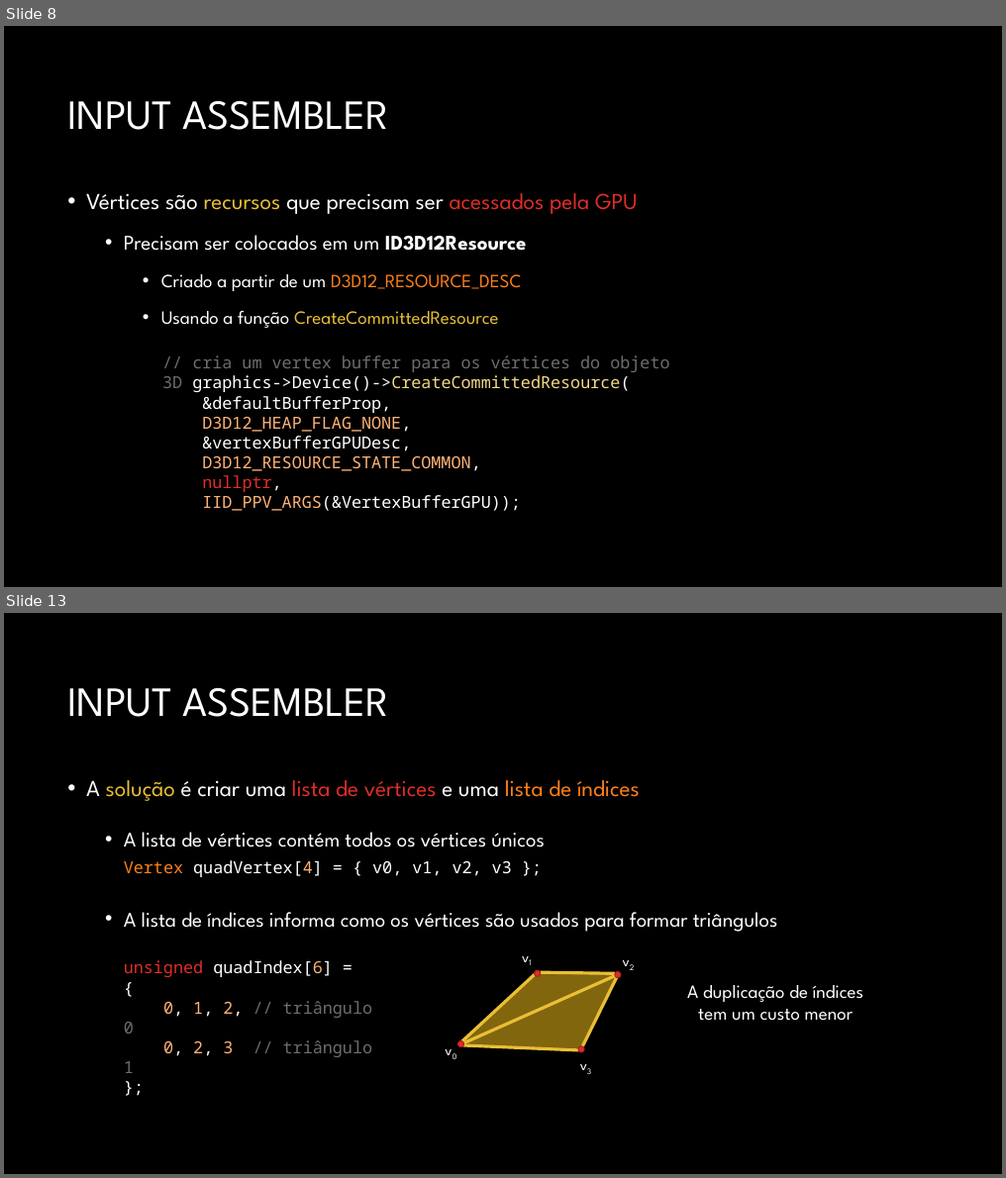
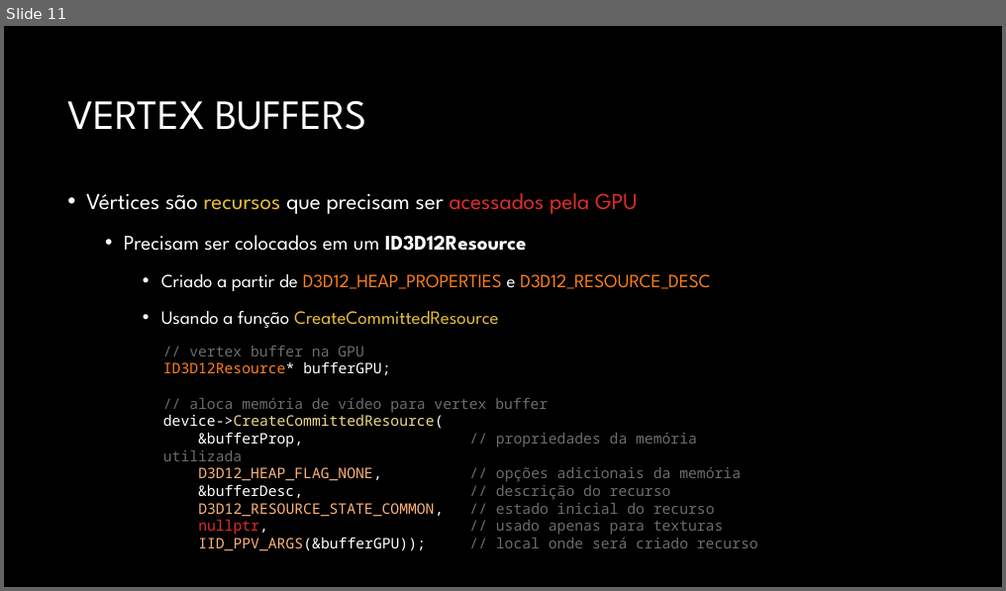
Before and after one commit to JudsonSS/CG, a slide deck: Slides/08. Desenho no Direct3D.pptx. Shown one above the other, each under a label of ours: slides 8 and 13 before the commit, slide 11 after it; the slides between them are not shown. The pictures are 1006x1178 and 1006x591 pixels, drawn with LibreOffice and Linux fonts; fonts in the diff are those of the drawing; background and template pictures are left out. Boxes give left, top, right and bottom in pixels: in the first picture for what was removed or moved away, otherwise in the second. Text is boxed around its words. In the diff, an @@ line names an element or a change of style, - is before the commit and + after.

```diff
--- a/Slides/08. Desenho no Direct3D.pptx
+++ b/Slides/08. Desenho no Direct3D.pptx
@@ slide 13 removed at [4, 613, 1002, 1174], background #000000 @@
@@ title removed at [67, 687, 389, 717] @@
-INPUT ASSEMBLER
@@ text removed at [86, 780, 778, 932] @@
-• A solução é criar uma lista de vértices e uma lista de índices
-  • A lista de vértices contém todos os vértices únicos
-  • A lista de índices informa como os vértices são usados para formar triângulos
@@ text removed at [124, 861, 512, 877] @@
-Vertex quadVertex[4] = { v0, v1, v2, v3 };
@@ text removed at [124, 960, 372, 1073] @@
-unsigned quadIndex[6] =
-{
-0, 1, 2, // triângulo 0
-0, 2, 3 // triângulo 1
-};
@@ group removed at [412, 861, 622, 1078]: 5 lines, 4 texts, 4 ellipses, 2 freeform shapes @@
-v0
-v1
-v2
-v3
@@ text removed at [687, 985, 863, 1021] @@
-A duplicação de índices tem um custo menor
@@ what was slide 8 is now slide 11 @@
@@ slide 11 changed as well @@
@@ title at [67, 100, 366, 130]: text changed @@
-INPUT ASSEMBLER
+VERTEX BUFFERS
@@ text at [161, 274, 710, 291]: text changed @@
-    • Criado a partir de um D3D12_RESOURCE_DESC
+    • Criado a partir de D3D12_HEAP_PROPERTIES e D3D12_RESOURCE_DESC
@@ text at [163, 346, 758, 552]: text changed; size 16 to 14 pt; text colour #FFFFFF to #6D6D6D @@
-// cria um vertex buffer para os vértices do objeto 3D graphics->Device()->CreateCommittedResource(
-&defaultBufferProp,
-D3D12_HEAP_FLAG_NONE,
-&vertexBufferGPUDesc,
-D3D12_RESOURCE_STATE_COMMON,
-nullptr,
-IID_PPV_ARGS(&VertexBufferGPU));
+// vertex buffer na GPU
+ID3D12Resource* bufferGPU;
+// aloca memória de vídeo para vertex buffer
+device->CreateCommittedResource(
+&bufferProp, // propriedades da memória utilizada
+D3D12_HEAP_FLAG_NONE, // opções adicionais da memória
+&bufferDesc, // descrição do recurso
+D3D12_RESOURCE_STATE_COMMON, // estado inicial do recurso
+nullptr, // usado apenas para texturas
+IID_PPV_ARGS(&bufferGPU)); // local onde será criado recurso
```
Also in this commit, not shown: 6 other slides changed, 33 slides added, 15 other slides removed.
